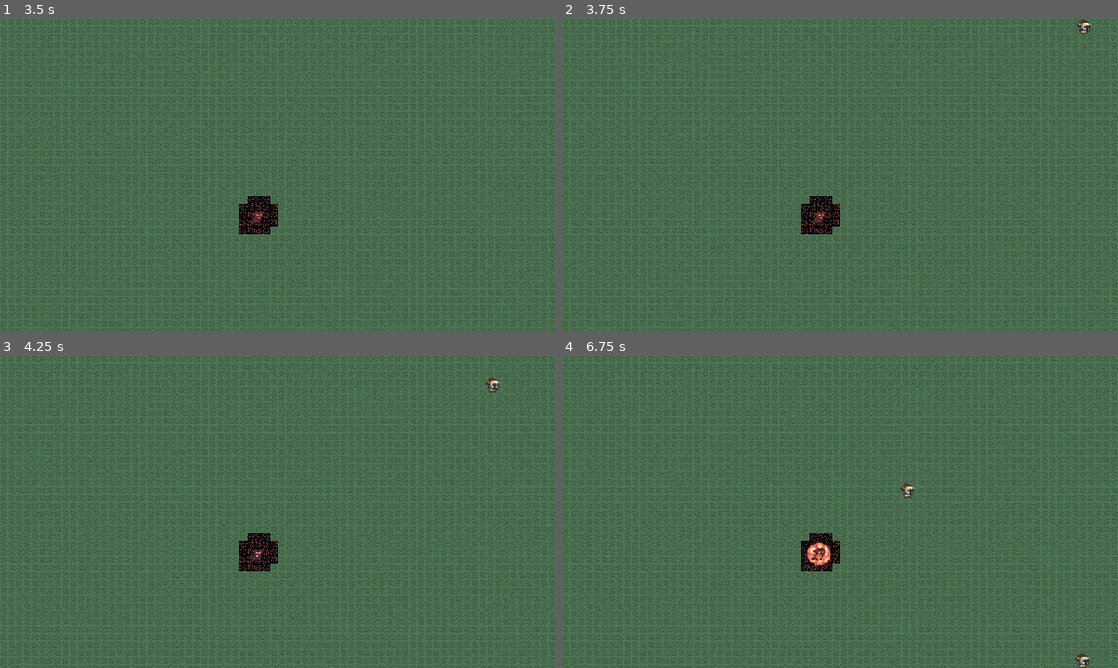
Above: before the commit, frames 1-4 (two rows, left to right).
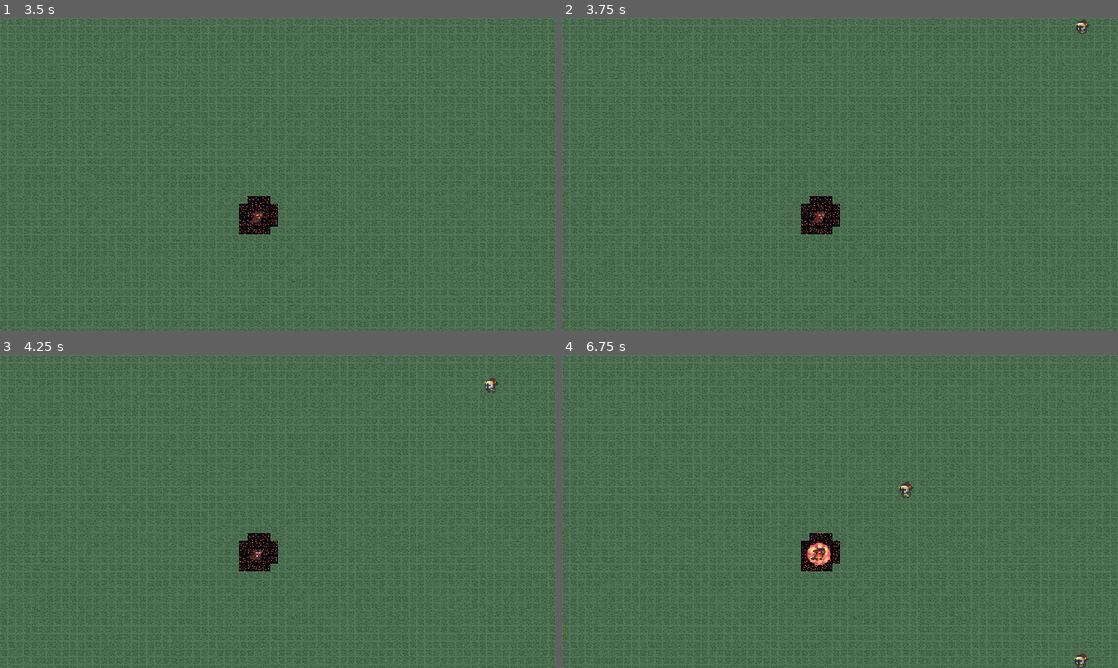
Above: after the commit, the same moments.

Repository: Seblis/They-won-t-survive
Game: Godot game, scene res://main.tscn
Same seed, same stepped clock (60 frames per second), same inputs: the game is played once before the commit and once after it.
Inputs:
- Up to frame 1 (3.5 s): click "Play" at 0.5 s; tap Enter at 1.25 s; hold D (Weapon right) 1.28-2.03 s; hold S (Weapon down) 2.03-2.78 s; hold D (Weapon right) from 2.78 s (still down)
- Up to frame 2 (3.75 s): tap Space at 3.5 s; release D (Weapon right) at 3.53 s; hold W (Weapon up) from 3.53 s (still down)
- Up to frame 3 (4.25 s): keep holding W (Weapon up)
- Up to frame 4 (6.75 s): release W (Weapon up) at 4.28 s; hold A (Weapon left) 4.28-5.78 s; hold S (Weapon down) 5.78-6.53 s; hold D (Weapon right) from 6.53 s (still down)

Frame 1 is identical in both runs. In frame 2, less than 0.1% of the frame differs, in the area x 92-96%, y 0-6%; in frame 3, less than 0.1%; in frame 4, 0.2%, in the area x 60-96%, y 40-100%.

Commit message:
Animations and states added to the knight

Diff:
--- a/npcs/enemy_knight/enemy_knight.gd
+++ b/npcs/enemy_knight/enemy_knight.gd
@@ -1,23 +1,49 @@
 extends CharacterBody2D
 
-const SPEED = 150.0
-var player
+const SPEED: float = 150.0
+const DESIRED_RANGE: float = 8.0
+enum State {CHASE, ATTACK, DIE}
+
 @onready var animation_player = $AnimationPlayer
+@onready var sprite_2d = $Sprite2D
+
+var player: Node2D
+var state: int = State.CHASE
 
 
 func _ready():
 	pass
 
-func _physics_process(delta):
-	var move_to_player = (player.global_position - global_position).normalized()
-	velocity.x = move_to_player.x * SPEED
-	velocity.y = move_to_player.y * SPEED
+func _physics_process(_delta):
+	if state == State.CHASE:
+		process_chase()
+	elif state == State.ATTACK:
+		process_attack()
+	else:
+		process_death()
 
 	move_and_slide()
 
 func set_player_node(player_node):
 	player = player_node
 
+func _on_entity_died():
+	state = State.CHASE
+	animation_player.play("Death")
+	queue_free()
 
-func _on_entity_died():
-	queue_free()
+func process_attack():
+	pass
+
+func process_chase():
+	var move_to_player = (player.global_position - global_position).normalized()
+	velocity.x = move_to_player.x * SPEED
+	velocity.y = move_to_player.y * SPEED
+
+	if velocity.x > 0:
+		sprite_2d.flip_h = false
+	elif velocity.x < 0:
+		sprite_2d.flip_h = true
+
+func process_death():
+	pass
--- a/npcs/enemy_knight/enemy_knight.tscn
+++ b/npcs/enemy_knight/enemy_knight.tscn
@@ -7,6 +7,38 @@
 
 [sub_resource type="RectangleShape2D" id="RectangleShape2D_suejv"]
 size = Vector2(17, 22)
+
+[sub_resource type="Animation" id="Animation_6lwsb"]
+resource_name = "Attack"
+length = 0.7
+tracks/0/type = "value"
+tracks/0/imported = false
+tracks/0/enabled = true
+tracks/0/path = NodePath("Sprite2D:frame")
+tracks/0/interp = 1
+tracks/0/loop_wrap = true
+tracks/0/keys = {
+"times": PackedFloat32Array(0, 0.1, 0.2, 0.3, 0.4, 0.5),
+"transitions": PackedFloat32Array(1, 1, 1, 1, 1, 1),
+"update": 1,
+"values": [16, 17, 18, 19, 20, 21]
+}
+
+[sub_resource type="Animation" id="Animation_n1erd"]
+resource_name = "Death"
+length = 0.6
+tracks/0/type = "value"
+tracks/0/imported = false
+tracks/0/enabled = true
+tracks/0/path = NodePath("Sprite2D:frame")
+tracks/0/interp = 1
+tracks/0/loop_wrap = true
+tracks/0/keys = {
+"times": PackedFloat32Array(0, 0.1, 0.2, 0.3, 0.4),
+"transitions": PackedFloat32Array(1, 1, 1, 1, 1),
+"update": 1,
+"values": [24, 25, 26, 27, 28]
+}
 
 [sub_resource type="Animation" id="Animation_6104a"]
 resource_name = "Idle"
@@ -41,6 +73,8 @@
 
 [sub_resource type="Animation" id="Animation_v8ror"]
 resource_name = "Run"
+length = 0.8
+loop_mode = 1
 tracks/0/type = "value"
 tracks/0/imported = false
 tracks/0/enabled = true
@@ -52,38 +86,6 @@
 "transitions": PackedFloat32Array(1, 1, 1, 1, 1, 1, 1, 1),
 "update": 1,
 "values": [8, 9, 10, 11, 12, 13, 14, 15]
-}
-
-[sub_resource type="Animation" id="Animation_6lwsb"]
-resource_name = "Attack"
-length = 0.7
-tracks/0/type = "value"
-tracks/0/imported = false
-tracks/0/enabled = true
-tracks/0/path = NodePath("Sprite2D:frame")
-tracks/0/interp = 1
-tracks/0/loop_wrap = true
-tracks/0/keys = {
-"times": PackedFloat32Array(0, 0.1, 0.2, 0.3, 0.4, 0.5),
-"transitions": PackedFloat32Array(1, 1, 1, 1, 1, 1),
-"update": 1,
-"values": [16, 17, 18, 19, 20, 21]
-}
-
-[sub_resource type="Animation" id="Animation_n1erd"]
-resource_name = "Death"
-length = 0.6
-tracks/0/type = "value"
-tracks/0/imported = false
-tracks/0/enabled = true
-tracks/0/path = NodePath("Sprite2D:frame")
-tracks/0/interp = 1
-tracks/0/loop_wrap = true
-tracks/0/keys = {
-"times": PackedFloat32Array(0, 0.1, 0.2, 0.3, 0.4),
-"transitions": PackedFloat32Array(1, 1, 1, 1, 1),
-"update": 1,
-"values": [24, 25, 26, 27, 28]
 }
 
 [sub_resource type="AnimationLibrary" id="AnimationLibrary_h6vhg"]
@@ -116,7 +118,7 @@
 libraries = {
 "": SubResource("AnimationLibrary_h6vhg")
 }
-autoplay = "Idle"
+autoplay = "Run"
 
 [node name="HealthComponent" parent="." instance=ExtResource("2_qj76r")]
 
@@ -130,4 +132,3 @@
 shape = SubResource("RectangleShape2D_kuemm")
 
 [connection signal="on_entity_died" from="HealthComponent" to="." method="_on_entity_died"]
-[connection signal="on_entity_died" from="HealthComponent" to="." method="_on_health_component_on_entity_died"]
